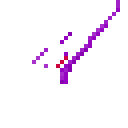
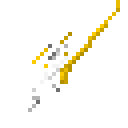
Layer changes from the first 128×128 image to the second:
painted on "Copie de hdd_lilac_beam_gunblade_revised_charging_2_e.png" over [28, 0, 120, 112]
